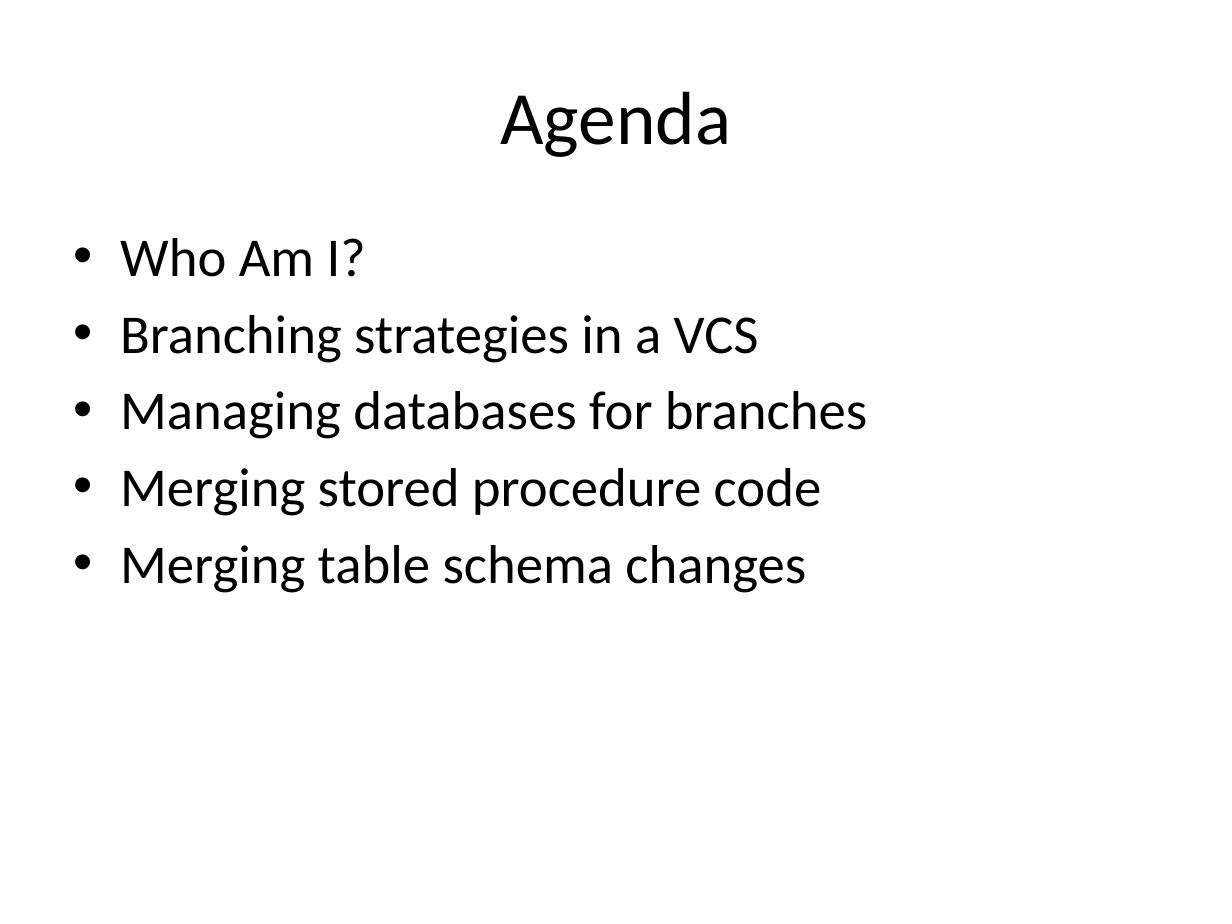
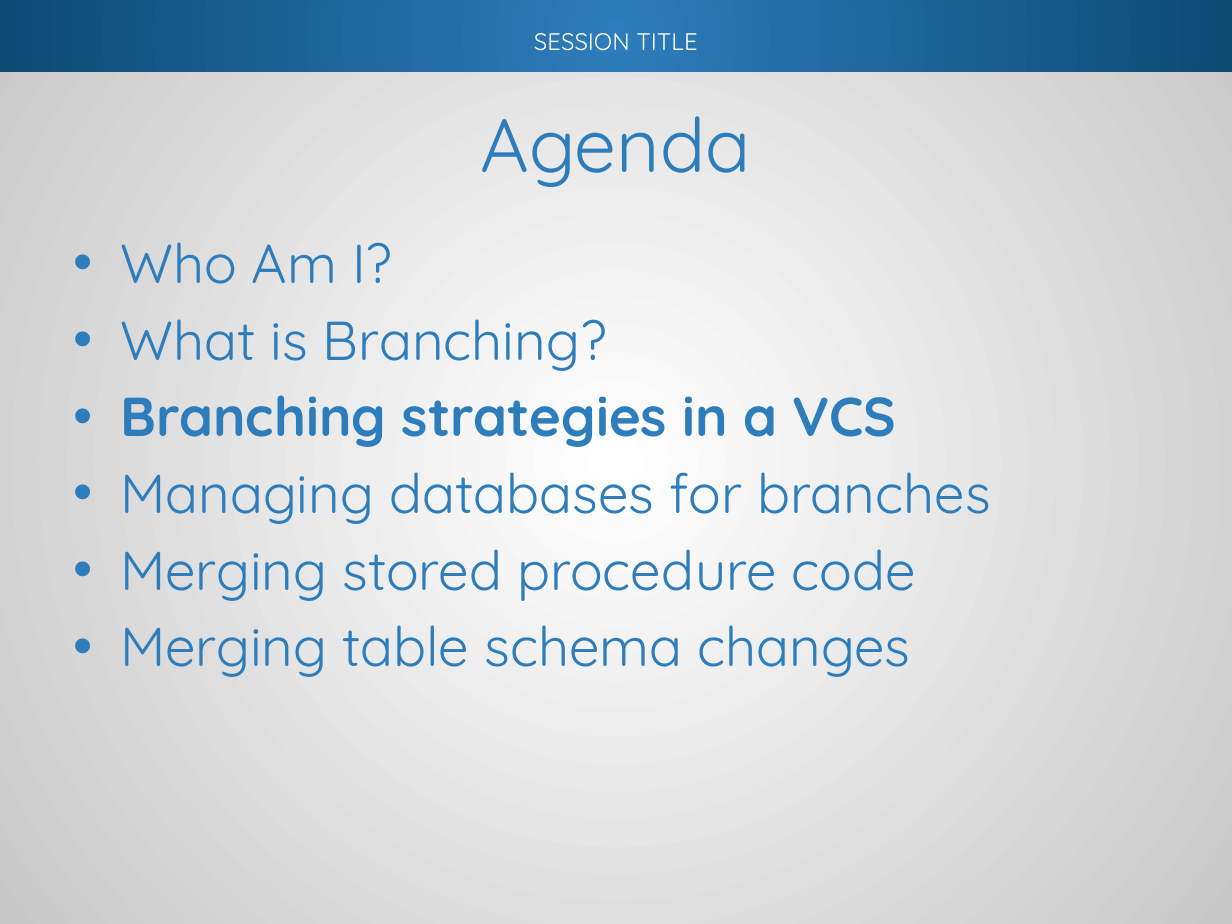
Before and after one commit to way0utwest/Branching-and-Merging-DB-Code, a slide deck: slide 8 of Presentation/BranchMergeDBCode.pptx (slide 5 before the commit). Drawn at 1232x924 pixels with LibreOffice and Linux fonts; fonts in the diff are those of the drawing; background and template pictures are left out. Boxes give left, top, right and bottom in pixels: in the first picture for what was removed or moved away, otherwise in the second. Text is boxed around its words. In the diff, an @@ line names an element or a change of style, - is before the commit and + after.

Commit message:
Added the beginning section that contains the branching types and strategy

```diff
--- a/Presentation/BranchMergeDBCode.pptx
+++ b/Presentation/BranchMergeDBCode.pptx
@@ rectangle added at [0, 0, 1232, 924], fill gradient #FFFFFF to #C8C8C8 @@
@@ rectangle added at [0, 0, 1232, 71], fill gradient #2D7CBB to #0C4B72 @@
@@ text added at [534, 33, 697, 51], 14 pt, text #FFFFFF @@
+SESSION TITLE
@@ title "Agenda": place and size @@
-title "Agenda" at [500, 91, 731, 157]
+title "Agenda" at [481, 116, 751, 187]
@@ title "Agenda" at [481, 116, 751, 187]: font Calibri to Quicksand, text colour #000000 to #2D7CBB @@
@@ text "Who Am I?" at [120, 242, 990, 677]: vertical alignment top to middle @@
@@ text at [120, 242, 990, 677]: font Calibri to Quicksand, text colour #000000 to #2D7CBB in "Who Am I?", "Branching strategies in a VCS", "Managing databases for branches", "Merging stored procedure code" and 1 more places; bold on in "Branching strategies in a VCS" @@
@@ text at [120, 319, 607, 371]: paragraph added @@
+• What is Branching?
```
Also in this commit, not shown: 7 other slides changed, 15 slides added, 1 slide removed.
